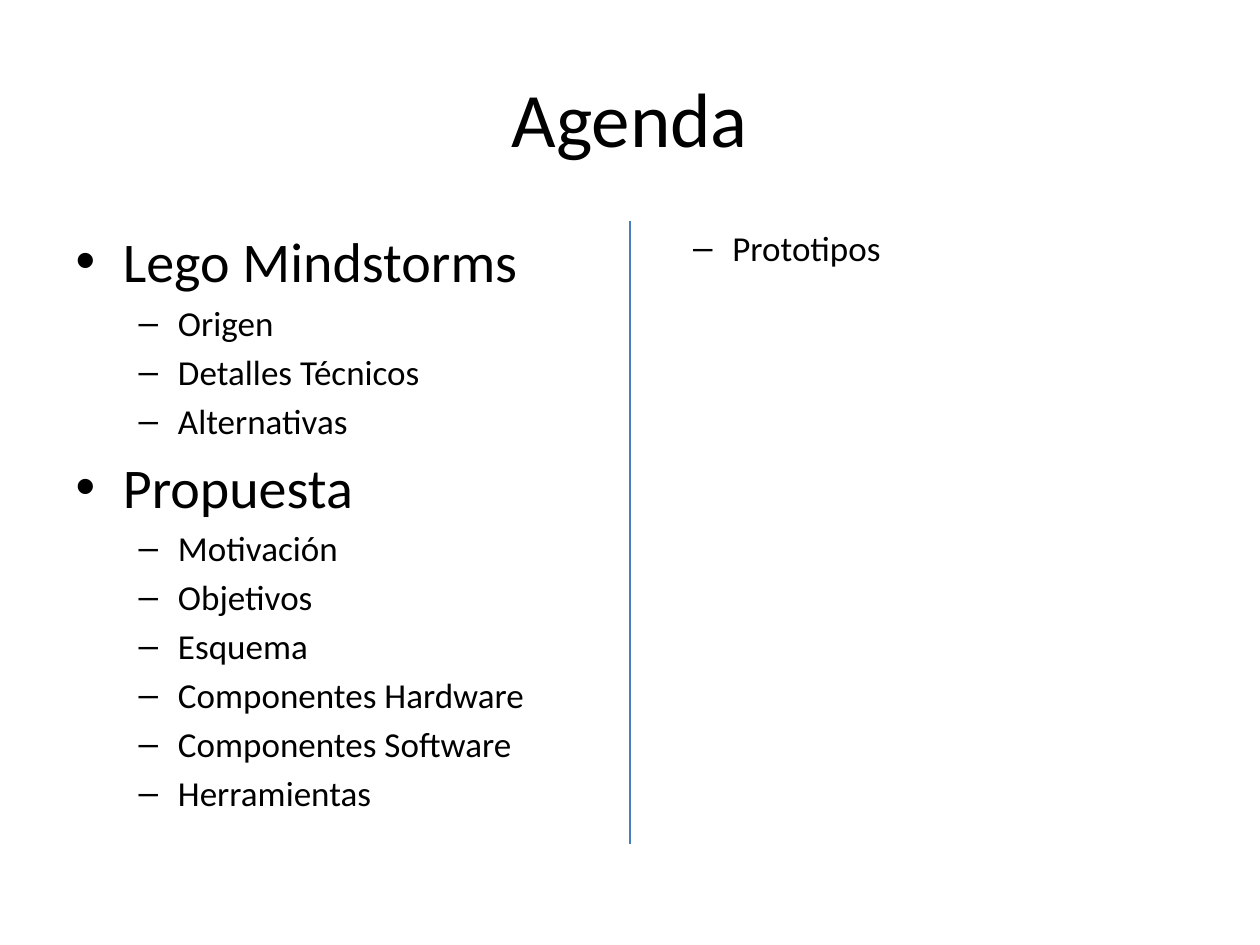
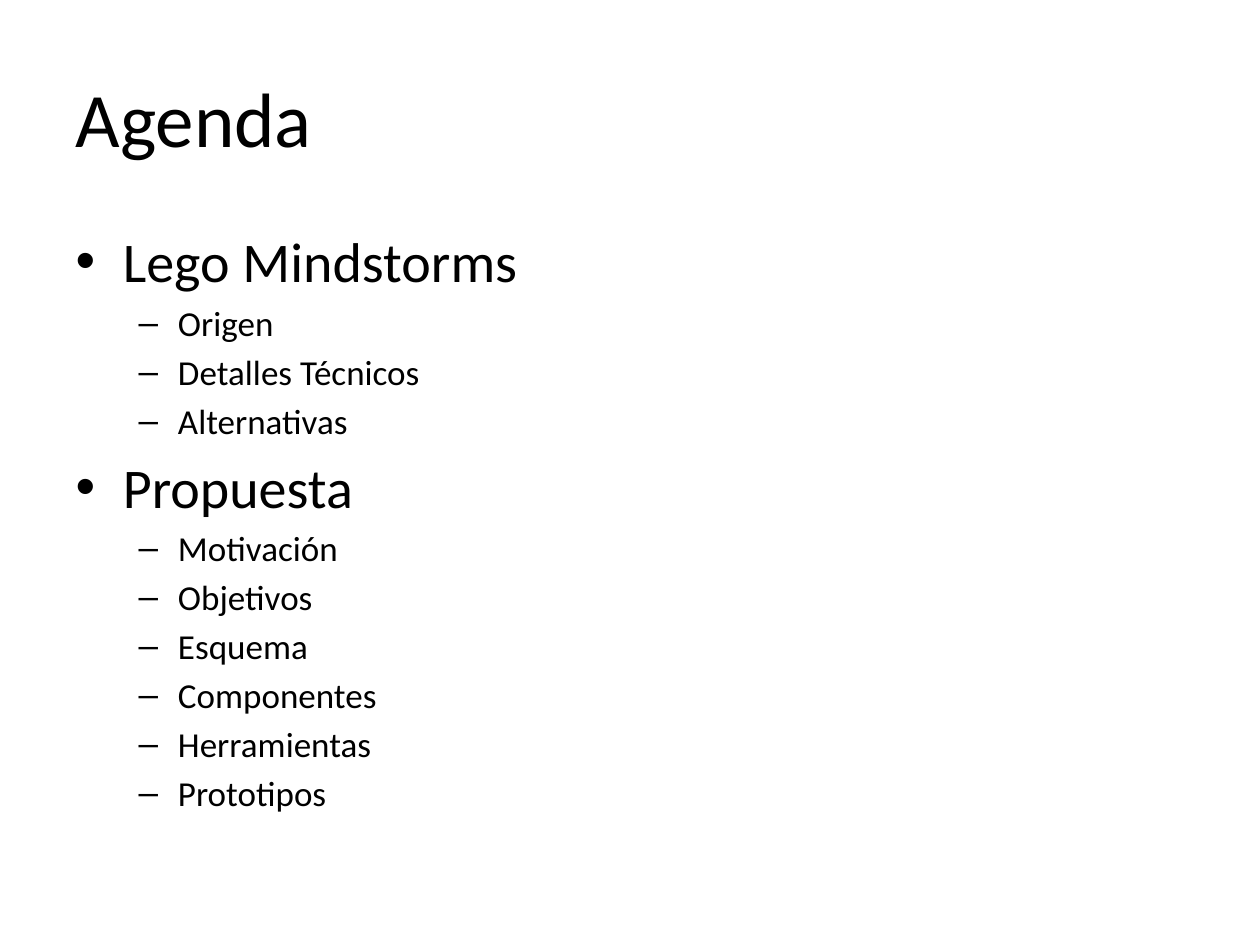
Before and after one commit to fdefreitas/MADN3S, a slide deck: slide 2 of Seminario/presentacion-seminario.pptx. Drawn at 1260x945 pixels with LibreOffice and Linux fonts; fonts in the diff are those of the drawing. Boxes give left, top, right and bottom in pixels: in the first picture for what was removed or moved away, otherwise in the second. Text is boxed around its words. In the diff, an @@ line names an element or a change of style, - is before the commit and + after.

```diff
--- a/Seminario/presentacion-seminario.pptx
+++ b/Seminario/presentacion-seminario.pptx
@@ title "Agenda" at box(76, 93, 312, 161): alignment centre to left @@
@@ line removed from (630, 220) to (630, 844) @@
@@ text at box(178, 685, 377, 714): text changed @@
-  – Componentes Hardware
-  – Componentes Software
+  – Componentes
```
Also in this commit, not shown: 1 other slide changed, 2 slides added, 6 other files.
